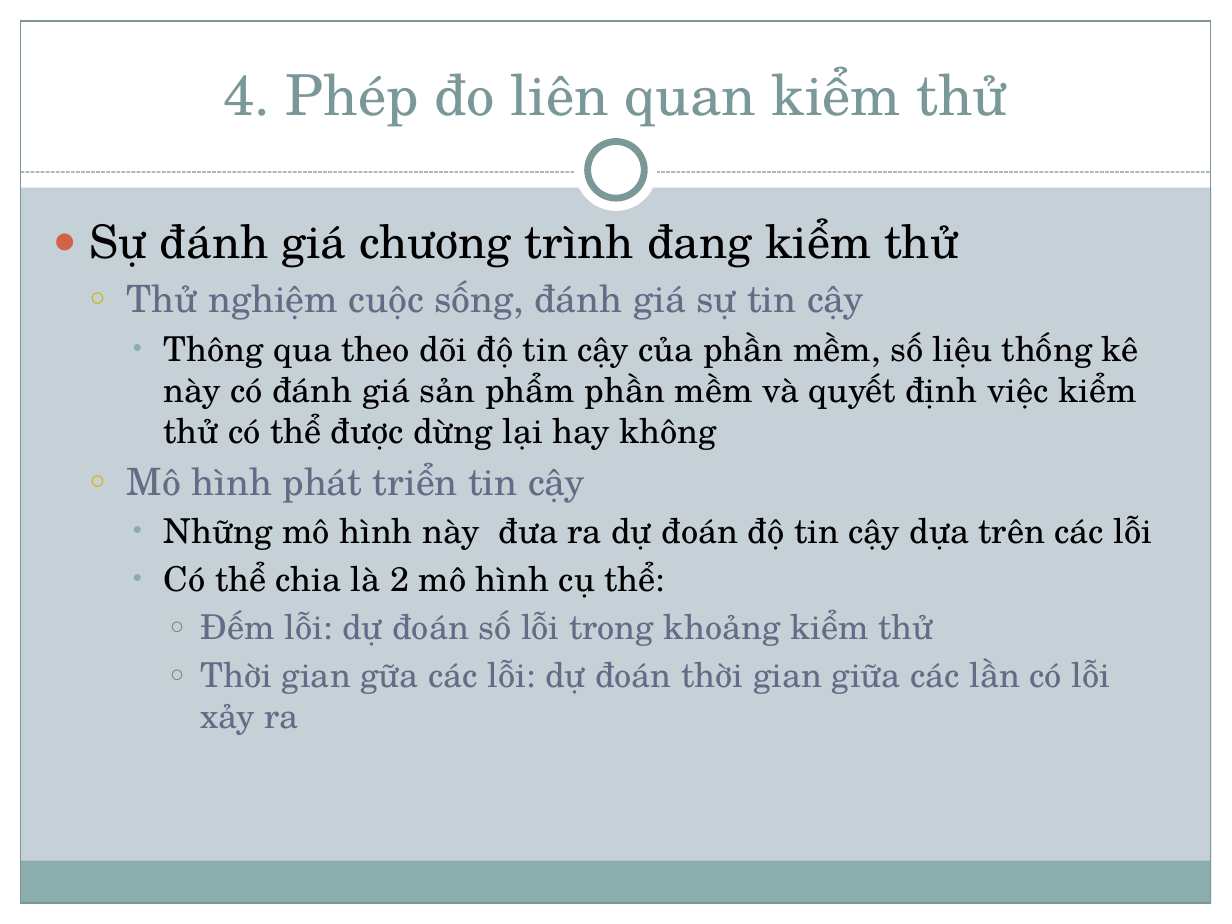
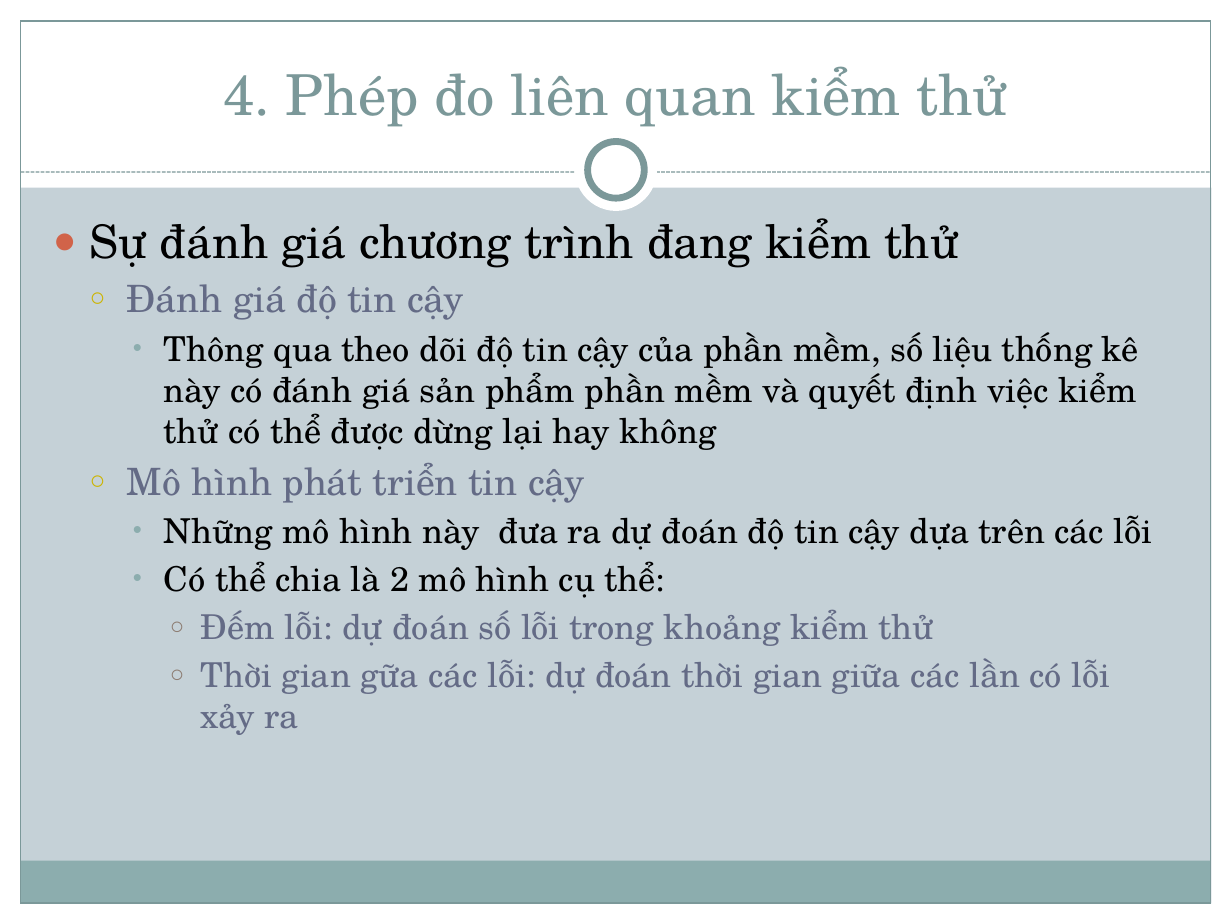
Before and after one commit to thienphamvan/chapter4, a slide deck: slide 21 of Slide/Chap 4 - Sofware Testing.pptx. Drawn at 1232x924 pixels with LibreOffice and Linux fonts; fonts in the diff are those of the drawing. Boxes give left, top, right and bottom in pixels: in the first picture for what was removed or moved away, otherwise in the second. Text is boxed around its words. In the diff, an @@ line names an element or a change of style, - is before the commit and + after.

```diff
--- a/Slide/Chap 4 - Sofware Testing.pptx
+++ b/Slide/Chap 4 - Sofware Testing.pptx
@@ text at (x1=127, y1=284, x2=463, y2=320): text changed @@
-  ○ Thử nghiệm cuộc sống, đánh giá sự tin cậy
+  ○ Đánh giá độ tin cậy
```
Also in this commit, not shown: 2 other files.
